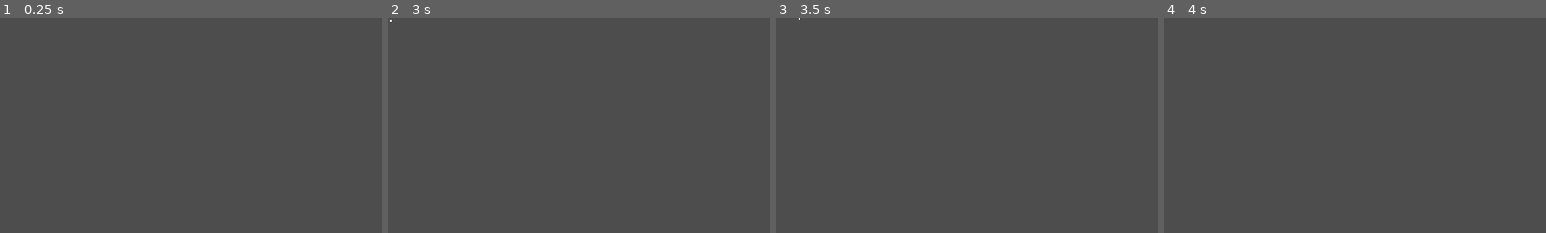
Above: before the commit, frames 1-4 (left to right).
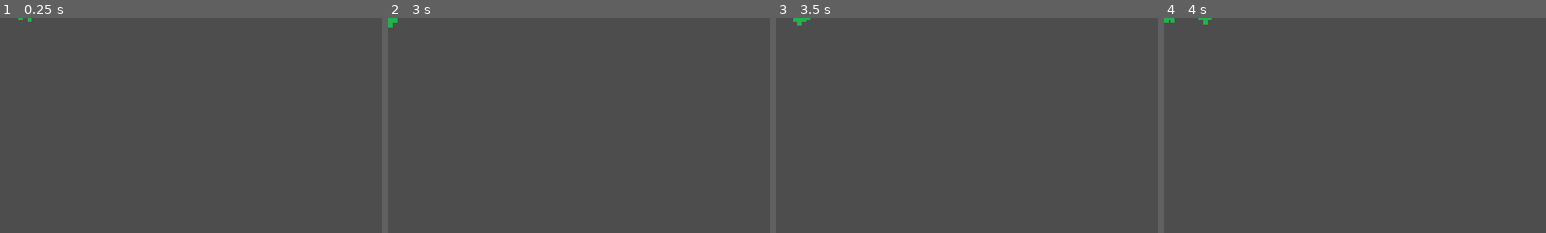
Above: after the commit, the same moments.

Repository: brianhall1313/rune-box-dice-roller
Game: Godot game, scene res://resources/spell_animations/heal_effect.tscn
Two runs of this game, one before a commit and one after it. Both use one fixed random seed, a clock stepped at 60 frames per second and the inputs below. The project has no main scene, so this scene is started directly.
Inputs (mouse positions are % of the whole screen's width and height, from its top left):
- Up to frame 1 (0.25 s): no input
- Up to frame 2 (3 s): tap Enter at 0.5, 2 s; move the mouse to (72, 45) at 0.52 s; click (72, 45) at 0.6 s; tap Space at 1.25, 2.75 s; move the mouse to (30, 55) at 1.27 s; click (30, 55) at 1.35 s; move the mouse to (60, 28) at 2.02 s; click (60, 28) at 2.1 s; move the mouse to (45, 70) at 2.77 s; click (45, 70) at 2.85 s
- Up to frame 3 (3.5 s): no input
- Up to frame 4 (4 s): tap Enter at 3.5 s; move the mouse to (80, 65) at 3.52 s; click (80, 65) at 3.6 s
The pictures show only the part of the screen within x 0-50%, y 0-50%; the shares and areas given below are measured in that part.

The runs differ from the first frame. In frame 1, less than 0.1% of the frame differs, in the area x 4-9%, y 0-2%; in frame 2, less than 0.1%; in frame 3, less than 0.1%; in frame 4, 0.1%, in the area x 0-13%, y 0-4%.

Commit message:
forgot to add these in the last upload, oops

Diff:
--- a/project.godot
+++ b/project.godot
@@ -47,4 +47,4 @@
 
 [rendering]
 
-textures/canvas_textures/default_texture_filter=0
+textures/canvas_textures/default_texture_filter=3
--- a/resources/spell_animations/heal_effect.tscn
+++ b/resources/spell_animations/heal_effect.tscn
@@ -1,6 +1,6 @@
 [gd_scene load_steps=3 format=3 uid="uid://bkpru0m1tdexl"]
 
-[ext_resource type="Texture2D" uid="uid://t05fywc266s" path="res://textures/Spell_Effects/heal_particle.png" id="1_knie0"]
+[ext_resource type="Texture2D" uid="uid://cd3b2tlaaeucf" path="res://textures/Spell_Effects/Life_Temper/heal_particle.png" id="1_knie0"]
 
 [sub_resource type="ParticleProcessMaterial" id="ParticleProcessMaterial_uagsa"]
 lifetime_randomness = 1.0
